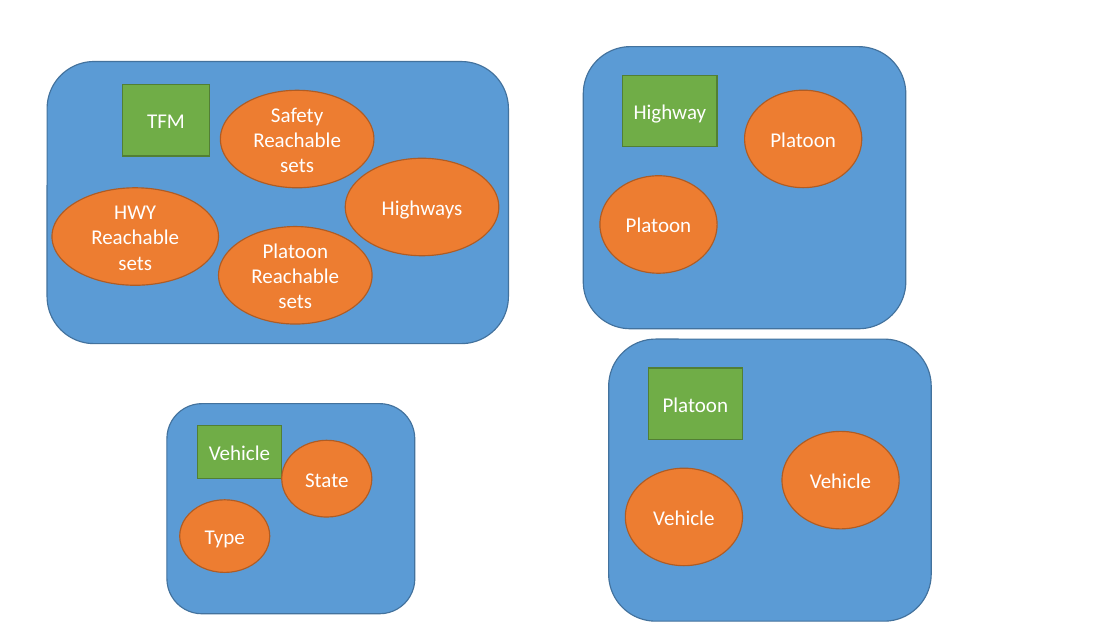
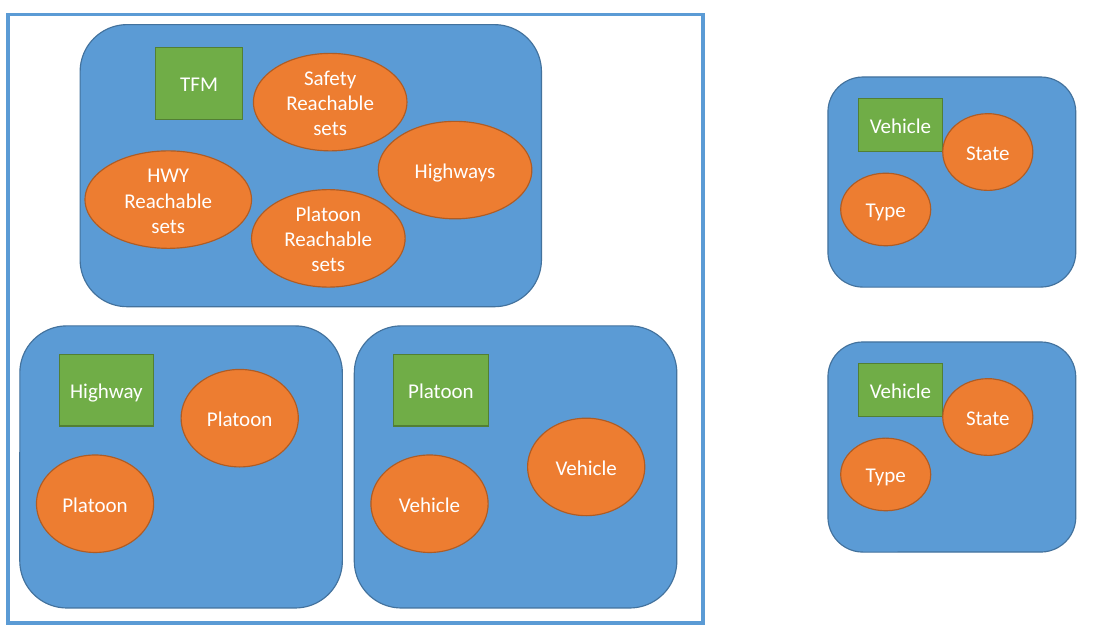
Before and after one commit to HJReachability/UTM, a slide deck: slide 1 of docs/Airspace Structure.pptx. Drawn at 1120x630 pixels with LibreOffice and Linux fonts; fonts in the diff are those of the drawing. Boxes give left, top, right and bottom in pixels: in the first picture for what was removed or moved away, otherwise in the second. Text is boxed around its words. In the diff, an @@ line names an element or a change of style, - is before the commit and + after.

```diff
--- a/docs/Airspace Structure.pptx
+++ b/docs/Airspace Structure.pptx
@@ rectangle added at [8,14,703,623], outline #5B9BD5 3 pt @@
@@ 4 ellipses, 1 rounded rectangle: place and size @@
-4 ellipses, 1 rounded rectangle at [47,61,508,344]
+4 ellipses, 1 rounded rectangle at [80,24,541,307]
@@ rectangle "TFM": place and size @@
-rectangle "TFM" at [123,85,210,156]
+rectangle "TFM" at [155,48,243,119]
@@ 2 ellipses, 1 rectangle, 1 rounded rectangle: place and size @@
-2 ellipses, 1 rectangle, 1 rounded rectangle at [167,404,415,614]
+2 ellipses, 1 rectangle, 1 rounded rectangle at [828,77,1076,287]
@@ 2 ellipses, 1 rectangle, 1 rounded rectangle: place and size @@
-2 ellipses, 1 rectangle, 1 rounded rectangle at [583,47,906,329]
+2 ellipses, 1 rectangle, 1 rounded rectangle at [20,326,343,608]
@@ 2 ellipses, 1 rectangle, 1 rounded rectangle: place and size @@
-2 ellipses, 1 rectangle, 1 rounded rectangle at [609,339,932,622]
+2 ellipses, 1 rectangle, 1 rounded rectangle at [355,326,677,608]
@@ group added at [828,342,1076,552]: 2 ellipses, 1 rounded rectangle, 1 rectangle @@
+Vehicle
+Type
+State
```
Also in this commit, not shown: 1 other slide changed, 7 other files.
